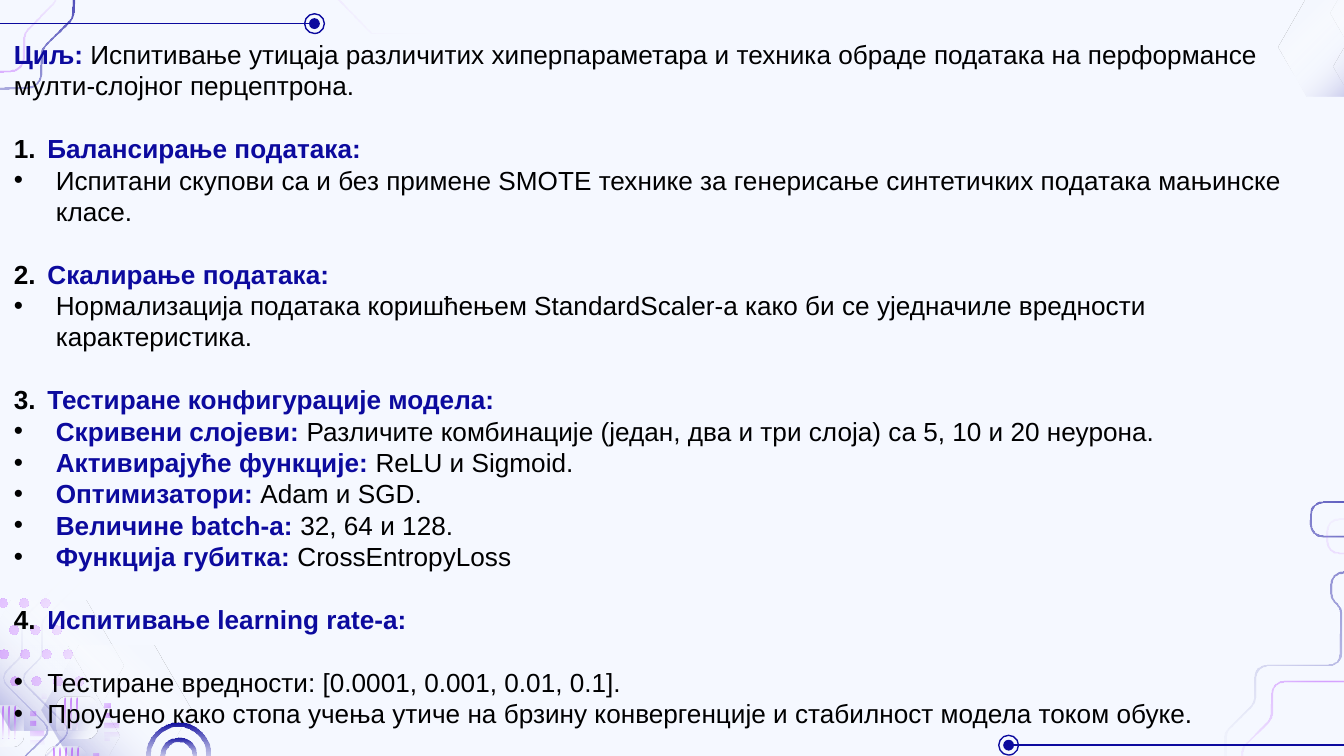
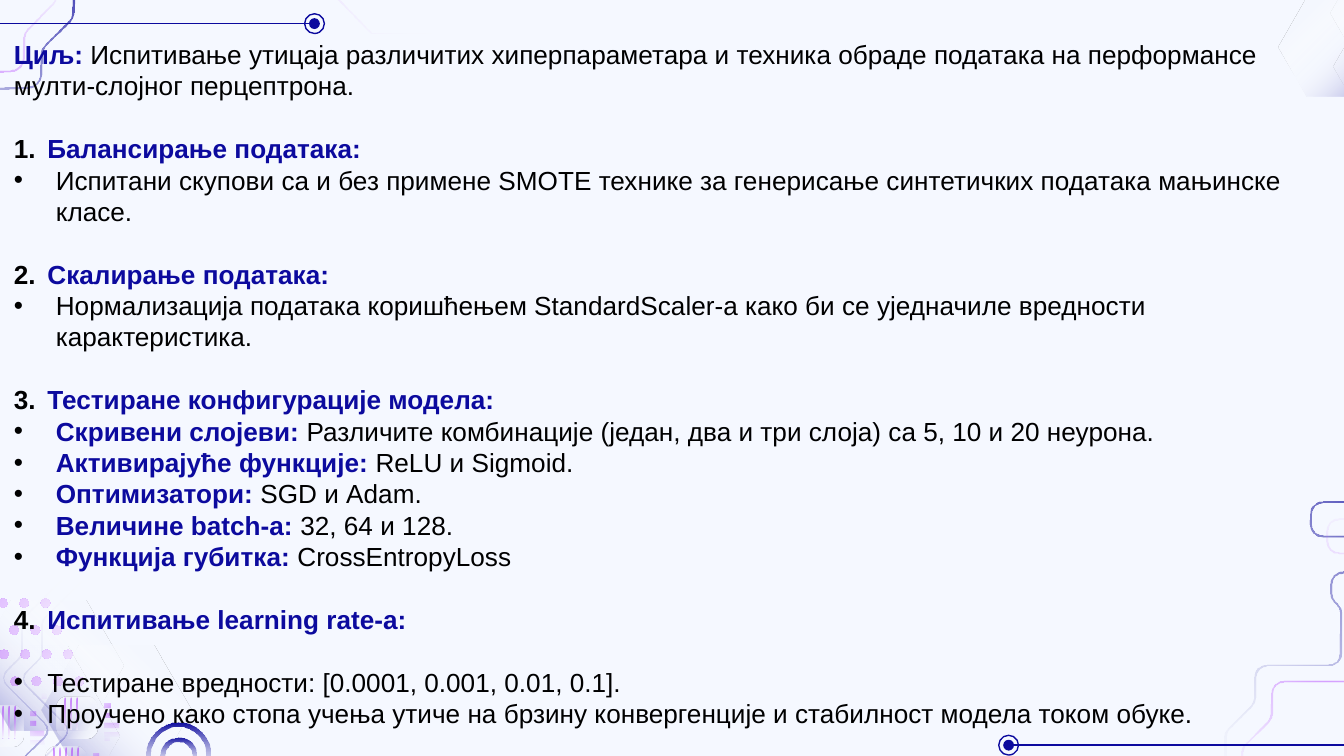
Before and after one commit to NastasijaaS/Predicting-mobile-user-distribution-in-the-Azimuth-Plane-using-MLP-neural-network, a slide deck: slide 19 of Пројекат4.pptx (slide 18 before the commit). Drawn at 1344x756 pixels with LibreOffice and Linux fonts; fonts in the diff are those of the drawing; background and template pictures are left out. Boxes give left, top, right and bottom in pixels: in the first picture for what was removed or moved away, otherwise in the second. Text is boxed around its words. In the diff, an @@ line names an element or a change of style, - is before the commit and + after.

```diff
--- a/Пројекат4.pptx
+++ b/Пројекат4.pptx
@@ text at <box>56,484,422,509</box>: text changed @@
-  • Оптимизатори: Adam и SGD.
+  • Оптимизатори: SGD и Adam.
```
Also in this commit, not shown: 3 other slides changed, 2 slides added, 1 slide removed.
